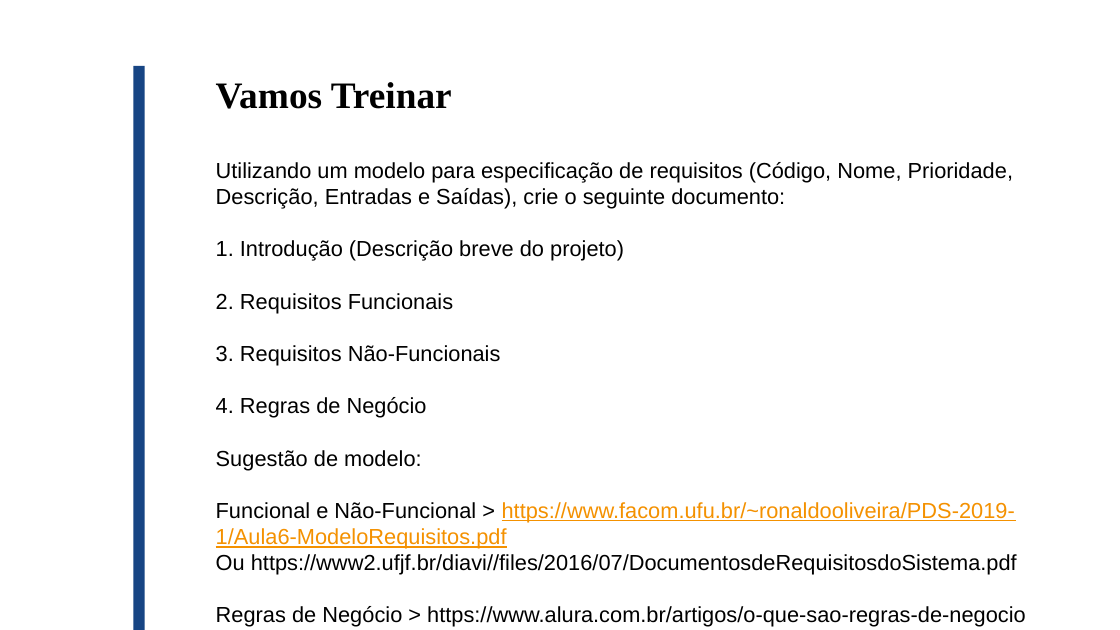
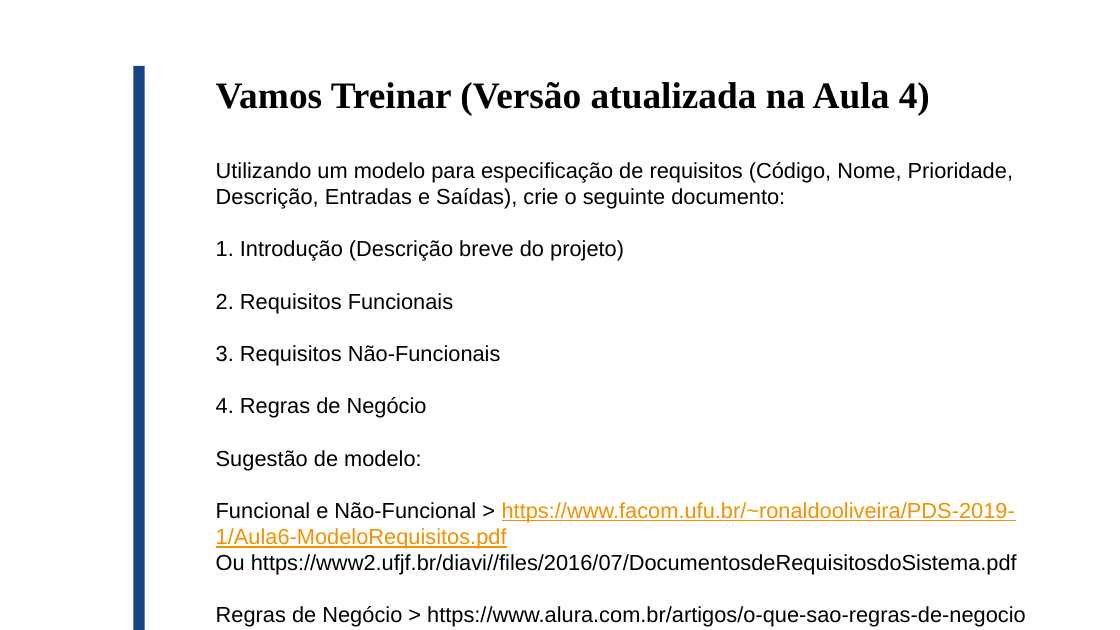
Before and after one commit to TarikPonciano/2026.07.23---T-cnico-de-Desenvolvimento-de-Sistemas, a slide deck: slide 38 of Materiais/Engenharia de Requisitos.pptx. Drawn at 1120x630 pixels with LibreOffice and Linux fonts; fonts in the diff are those of the drawing; background and template pictures are left out. Boxes give left, top, right and bottom in pixels: in the first picture for what was removed or moved away, otherwise in the second. Text is boxed around its words. In the diff, an @@ line names an element or a change of style, - is before the commit and + after.

```diff
--- a/Materiais/Engenharia de Requisitos.pptx
+++ b/Materiais/Engenharia de Requisitos.pptx
@@ text at (216,82,930,116): text changed @@
-Vamos Treinar
+Vamos Treinar (Versão atualizada na Aula 4)
```
Also in this commit, not shown: 5 other files.
